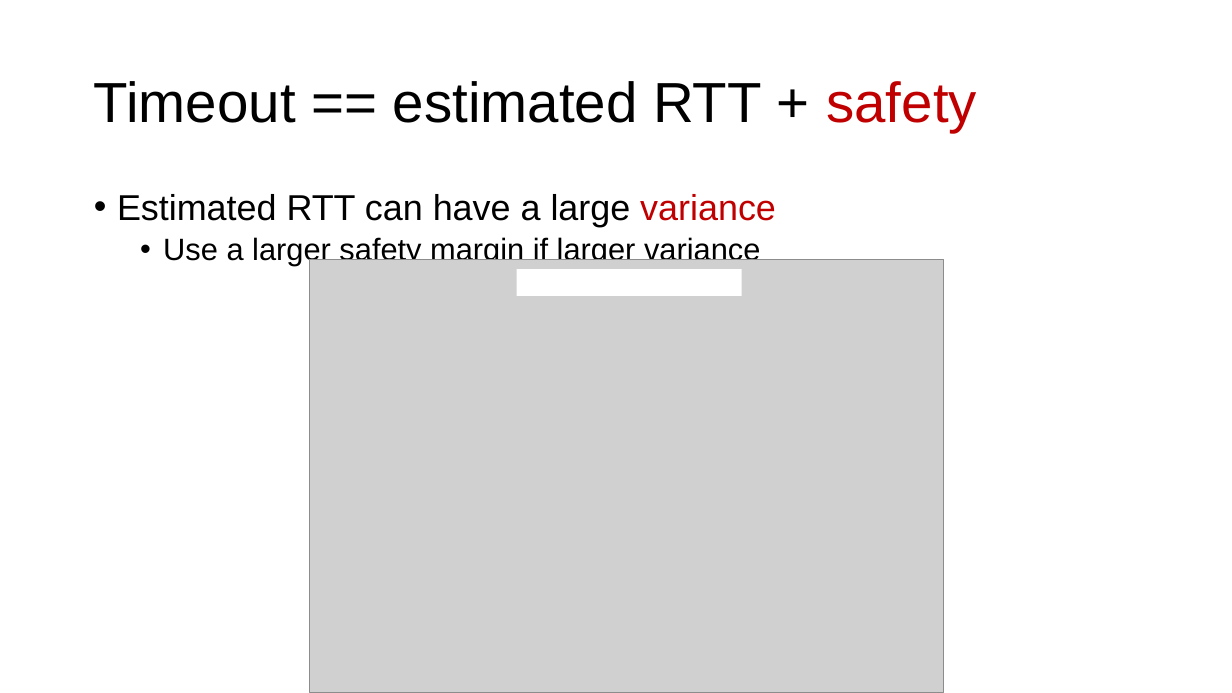
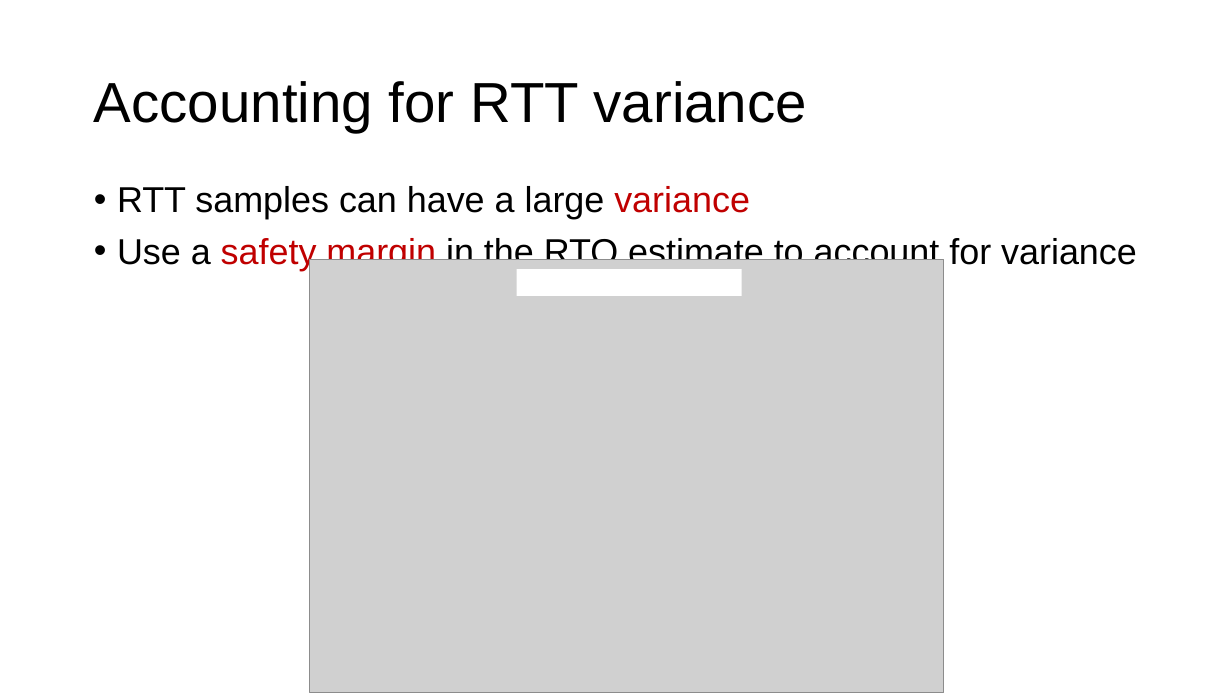
Before and after one commit to ngsrinivas/coursegen, a slide deck: slide 33 of ex/352-S21/staging/352-S21/lectures/transport-tcp-congestion-control-2.pptx (slide 25 before the commit). Drawn at 1232x693 pixels with LibreOffice and Linux fonts; fonts in the diff are those of the drawing; grey boxes stand for pictures. Boxes give left, top, right and bottom in pixels: in the first picture for what was removed or moved away, otherwise in the second. Text is boxed around its words. In the diff, an @@ line names an element or a change of style, - is before the commit and + after.

```diff
--- a/ex/352-S21/staging/352-S21/lectures/transport-tcp-congestion-control-2.pptx
+++ b/ex/352-S21/staging/352-S21/lectures/transport-tcp-congestion-control-2.pptx
@@ title at box(94, 81, 807, 132): text changed @@
-Timeout == estimated RTT + safety
+Accounting for RTT variance
@@ text at box(117, 186, 1137, 271): text changed; size 24 to 28 pt @@
-• Estimated RTT can have a large variance
-  • Use a larger safety margin if larger variance
+• RTT samples can have a large variance
+• Use a safety margin in the RTO estimate to account for variance
```
Also in this commit, not shown: 9 other slides changed, 20 slides added, 8 slides removed, 2 other files.
